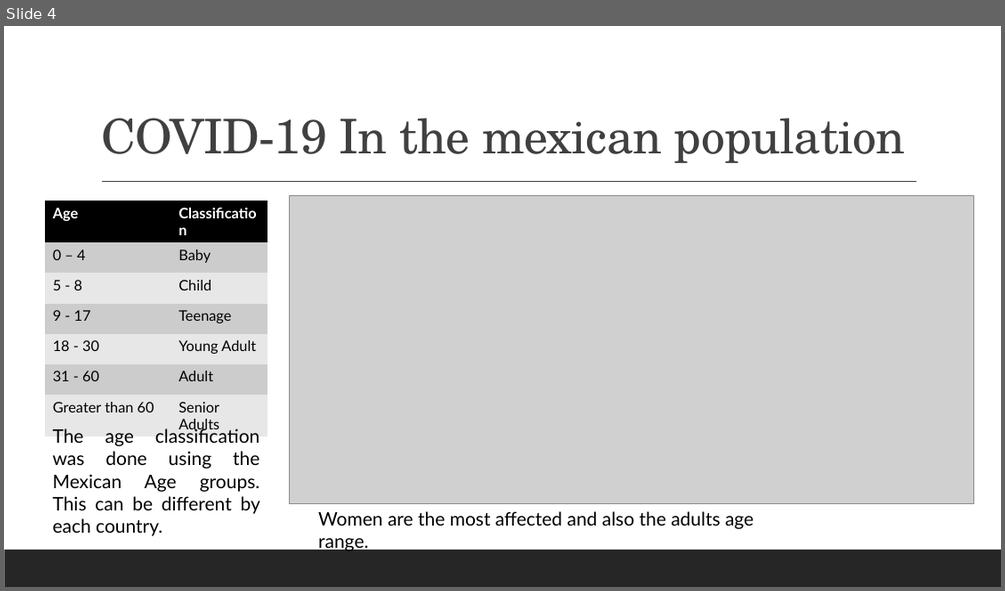
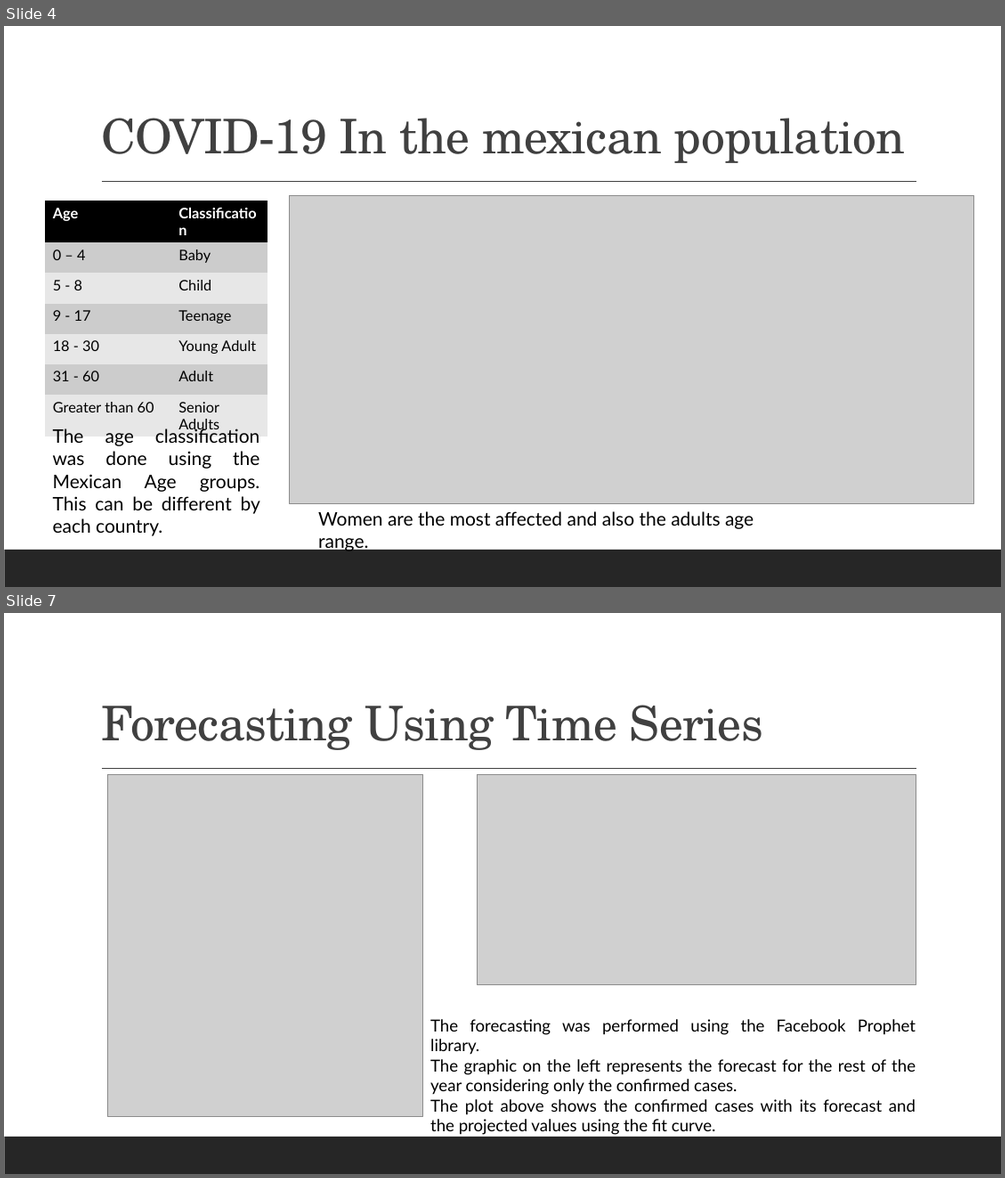
Before and after one commit to cmaroblesg/Advanced_DataScience_Capstone, a slide deck: Documents/Presentation.pptx. Shown one above the other, each under a label of ours: slide 4 before the commit, slides 4 and 7 after it; the slides between them are not shown. The pictures are 1005x591 and 1005x1178 pixels, drawn with LibreOffice and Linux fonts; fonts in the diff are those of the drawing; grey boxes stand for pictures. Boxes give left, top, right and bottom in pixels: in the first picture for what was removed or moved away, otherwise in the second. Text is boxed around its words. In the diff, an @@ line names an element or a change of style, - is before the commit and + after.

```diff
--- a/Documents/Presentation.pptx
+++ b/Documents/Presentation.pptx
@@ slide 7 added at (4,613,1001,1174), background #FFFFFF; not listed: 2 template elements that a slide beside it also shows @@
@@ title added at (101,705,763,750), 46 pt, text #404040 @@
+Forecasting Using Time Series
@@ picture added at (107,774,423,1116) @@
@@ picture added at (477,774,916,985) @@
@@ text added at (430,1019,915,1131), 16 pt, text #000000 @@
+The forecasting was performed using the Facebook Prophet library.
+The graphic on the left represents the forecast for the rest of the year considering only the confirmed cases.
+The plot above shows the confirmed cases with its forecast and the projected values using the fit curve.
```
Also in this commit, not shown: 1 slide changed, 3 other slides added, 2 other files.
